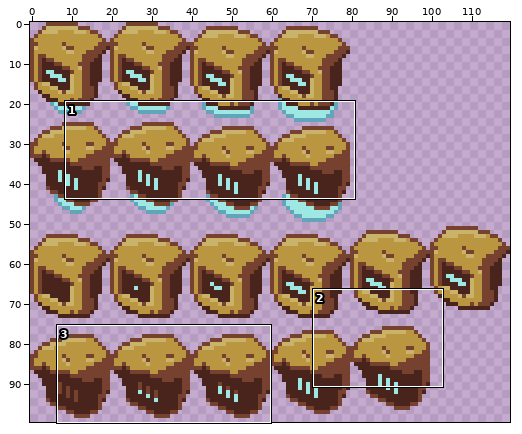
Sprite sheet -- assets/Enemies/leech-Sheet.png. Above: a wide view before the commit, with the close-up outlined.
Close-up. Before:
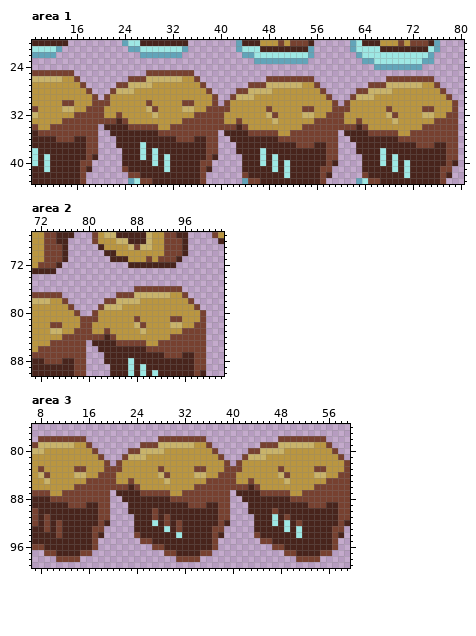
The file is 120x100 pixels. Shown: area 1: x 9..80, y 20..43; area 2: x 71..102, y 67..90; area 3: x 7..59, y 76..99.
New version:
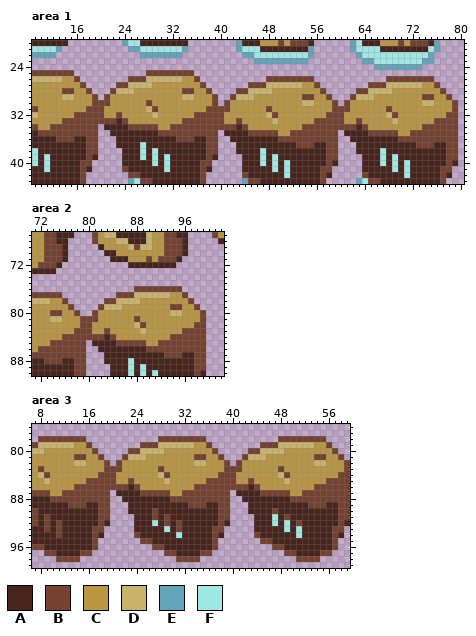
Palette (. is transparent): A #48241c  B #774130  C #ba9640  D #c9b36a  E #62a4b9  F #9ee8e4
The edit:
Area 1:
The author changed colour C to colour B in row 28 at x 14 to 15 and 34 to 35; in row 29 at x 54 to 55 and 74 to 75.
The author changed colour B to colour C in row 30 at x 14 to 15 and 34 to 35; in row 31 at x 54 to 55 and 74 to 75.
The author changed colour D to colour C in row 31 at x 14 to 15 and 34 to 35; in row 32 at x 54 to 55 and 74 to 75.
The author changed colour C to colour D in row 29 at x 14 to 15 and 34 to 35; in row 30 at x 54 to 55 and 74 to 75.
Area 2:
The author changed colour C to colour B in row 79 at x 94 to 95; in row 80 at x 74 to 75.
The author changed colour B to colour C in row 81 at x 94 to 95; in row 82 at x 74 to 75.
The author changed colour D to colour C in row 82 at x 94 to 95; in row 83 at x 74 to 75.
The author changed colour C to colour D in row 80 at x 94 to 95; in row 81 at x 74 to 75.
Area 3:
The author changed colour C to colour B in row 81 at x 14 to 15, 34 to 35 and 54 to 55.
The author changed colour B to colour C in row 83 at x 14 to 15, 34 to 35 and 54 to 55.
The author changed colour D to colour C in row 84 at x 14 to 15, 34 to 35 and 54 to 55.
The author changed colour C to colour D in row 82 at x 14 to 15, 34 to 35 and 54 to 55.
